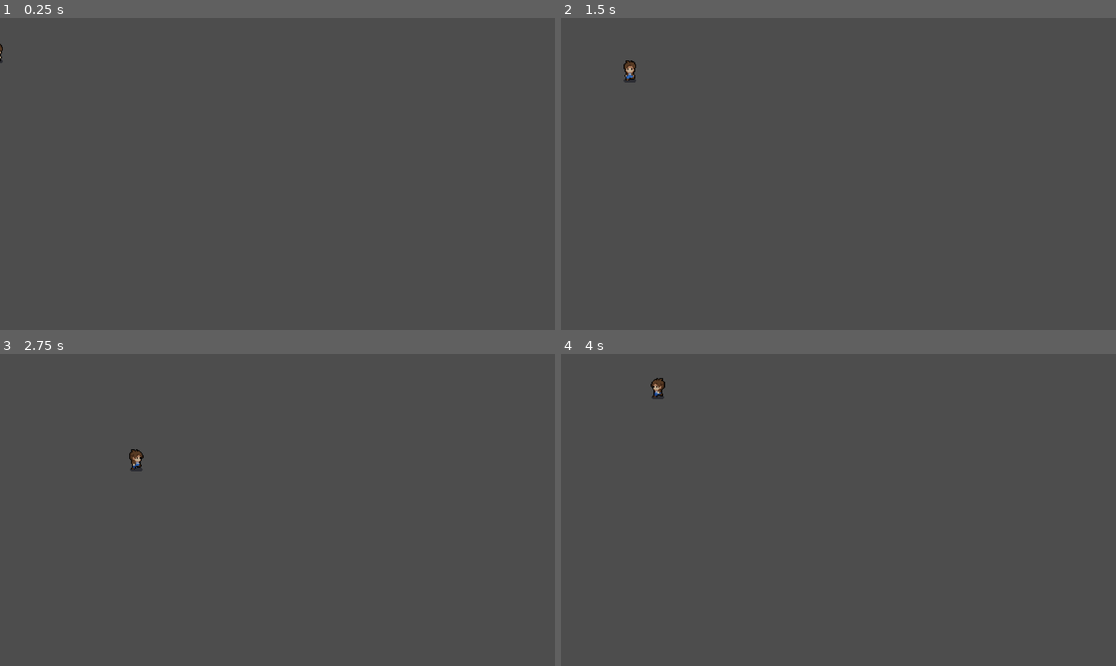
Above: before the commit, frames 1-4 (two rows, left to right).
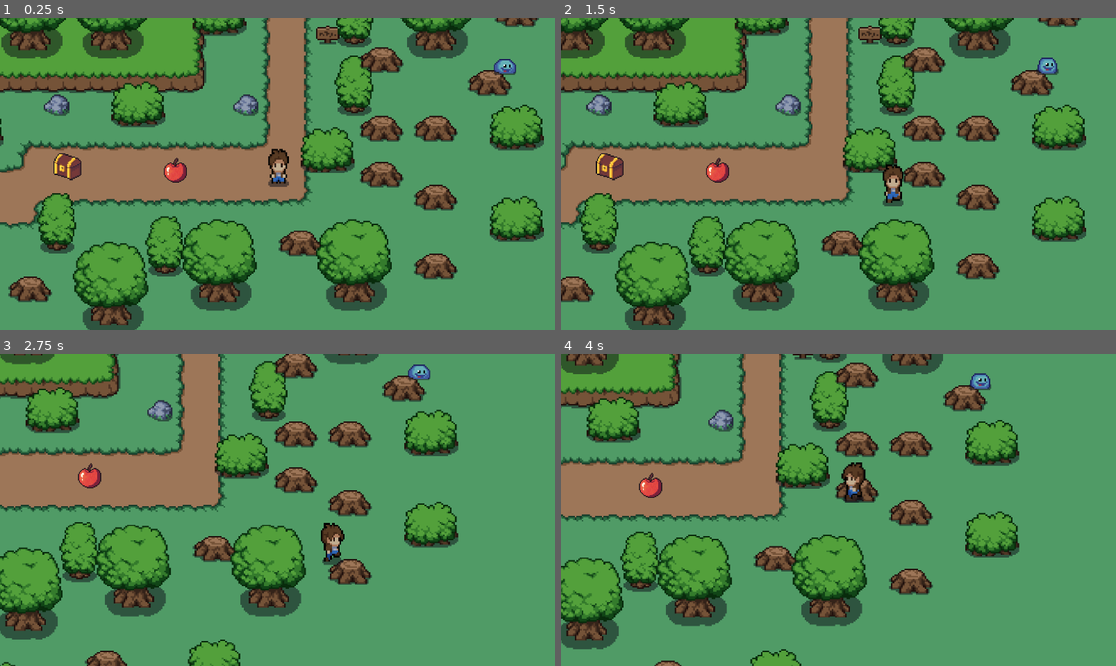
Above: after the commit, the same moments.

Repository: Falco90/Godot-RPG
Game: Godot game, scene res://scenes/world.tscn
Same seed, same stepped clock (60 frames per second), same inputs: the game is played once before the commit and once after it. Before the commit the project starts from res://player/player.tscn.
Inputs (mouse positions are in pixels of both pictures, inside the frame that each line leads up to):
- Up to frame 1 (0.25 s): no input
- Up to frame 2 (1.5 s): move the mouse to (960, 158) at 0.52 s; hold Right (ui_right) 0.53-1.28 s; tap E (attack) at 0.6 s; click (960, 158) at 0.67 s; move the mouse to (727, 189) at 1.27 s; hold Down (ui_down) from 1.28 s (still down); tap T (interact) at 1.35 s
- Up to frame 3 (2.75 s): move the mouse to (333, 441) at 2.02 s; release Down (ui_down) at 2.03 s; hold Right (ui_right) from 2.03 s (still down); tap E (attack) at 2.1 s
- Up to frame 4 (4 s): move the mouse to (810, 572) at 2.77 s; release Right (ui_right) at 2.78 s; hold Up (ui_up) 2.78-3.53 s; tap T (interact) at 2.85 s; click (810, 572) at 2.92 s; move the mouse to (1005, 556) at 3.52 s; hold Left (ui_left) from 3.53 s (still down); tap E (attack) at 3.6 s

The runs differ from the first frame. In frame 1, 100% of the frame differs, in the area x 0-100%, y 0-100%; in frame 2, 100%; in frame 3, 100%; in frame 4, 100%.

Commit message:
change main scene

Diff:
--- a/project.godot
+++ b/project.godot
@@ -11,7 +11,7 @@
 [application]
 
 config/name="RPG"
-run/main_scene="res://player/player.tscn"
+run/main_scene="res://scenes/world.tscn"
 config/features=PackedStringArray("4.0", "Forward Plus")
 config/icon="res://art/icon.svg"
 
--- a/scripts/global.gd
+++ b/scripts/global.gd
@@ -3,7 +3,7 @@
 var player_current_attack = false
 var player_current_pickup = false
 
-var current_scene = "world" #world cliff_side
+var current_scene = "world"
 var transition_scene = false
 
 var player_exit_cliffside_posx = 526
